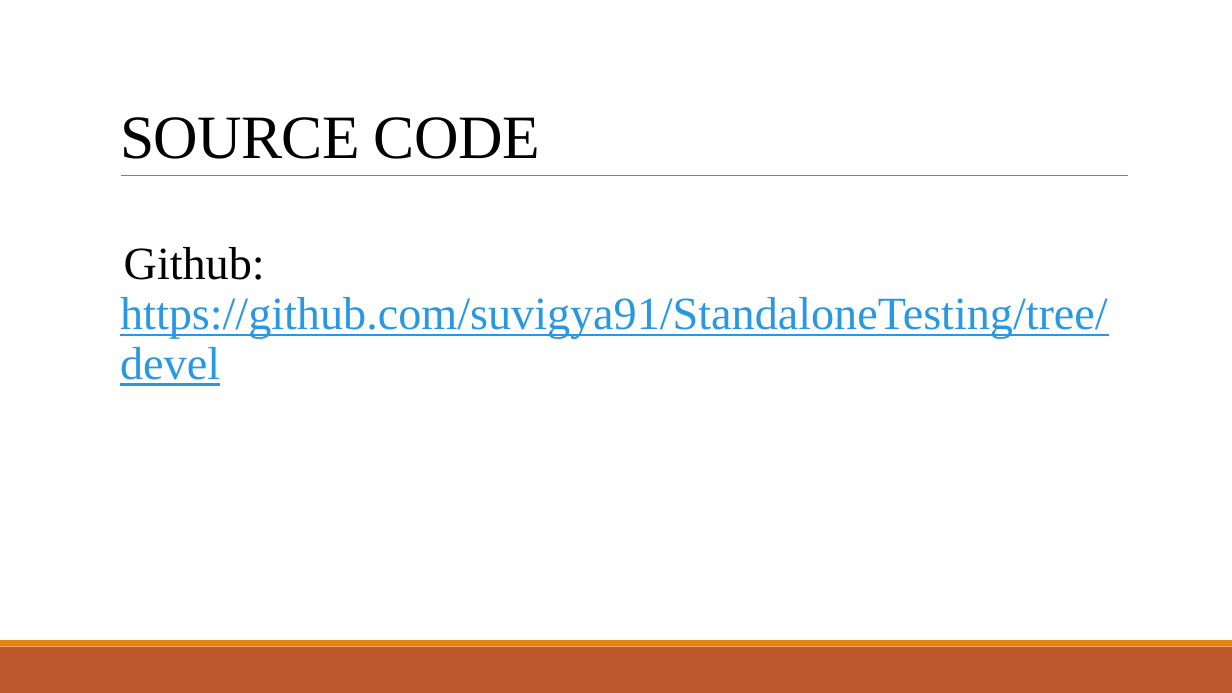
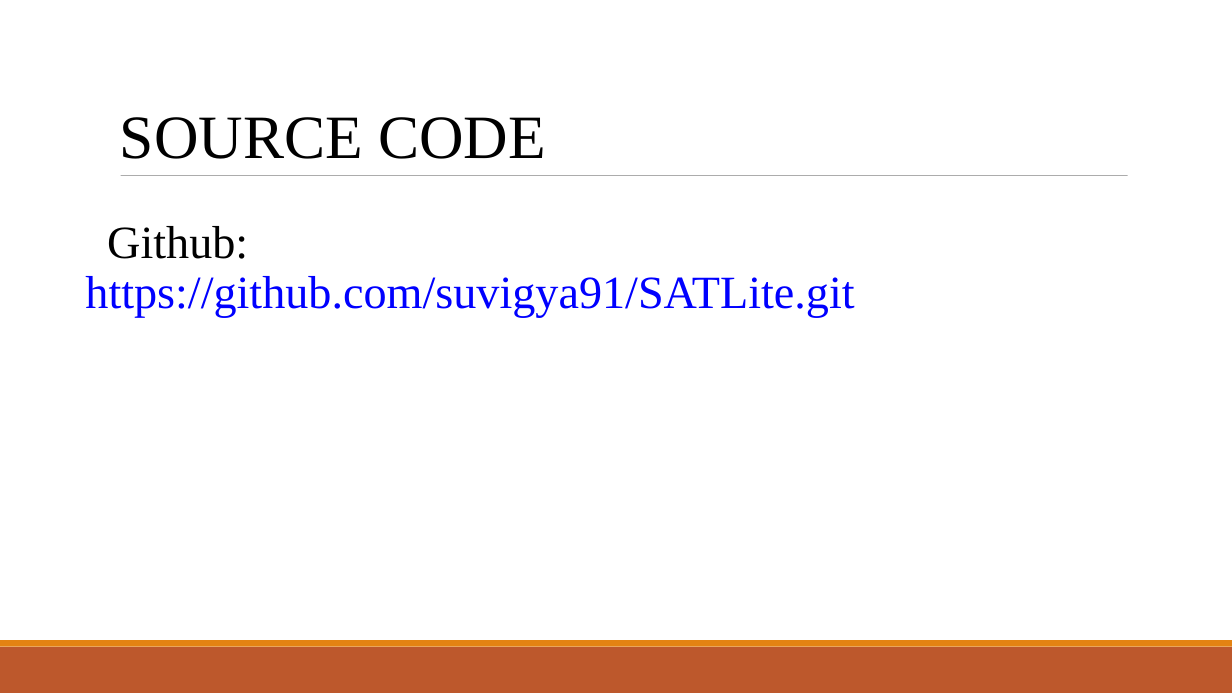
Before and after one commit to suvigya91/SATLite, a slide deck: slide 15 of SATLite Tool- Review 1.pptx. Drawn at 1232x693 pixels with LibreOffice and Linux fonts; fonts in the diff are those of the drawing. Boxes give left, top, right and bottom in pixels: in the first picture for what was removed or moved away, otherwise in the second. Text is boxed around its words. In the diff, an @@ line names an element or a change of style, - is before the commit and + after.

```diff
--- a/SATLite Tool- Review 1.pptx
+++ b/SATLite Tool- Review 1.pptx
@@ text "SOURCE CODE" at (x1=120, y1=117, x2=546, y2=159): letter spacing -0.5 to 0 pt; line spacing 0.85 to 1 @@
@@ line (121, 176) - (1128, 176): stroke #808080 0.5 pt to #808080 0.51 pt @@
@@ text at (x1=85, y1=226, x2=854, y2=317): text changed; text colour #2998E3 to #0000FF @@
-  Github: https://github.com/suvigya91/StandaloneTesting/tree/devel
+  Github:
+https://github.com/suvigya91/SATLite.git
```
Also in this commit, not shown: 16 other slides changed, 6 other files.
